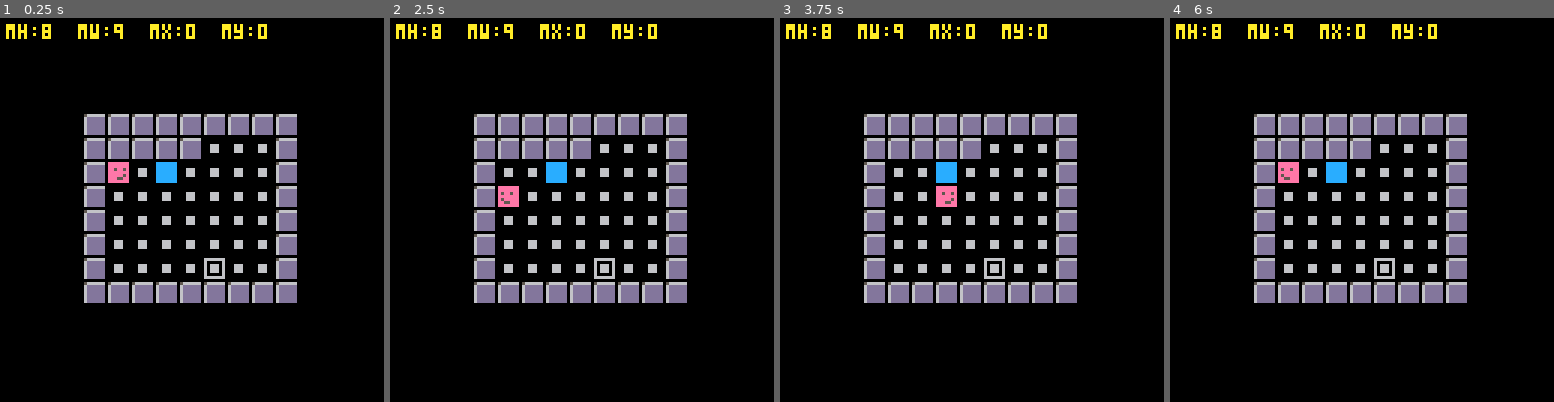
Above: before the commit, frames 1-4 (left to right).
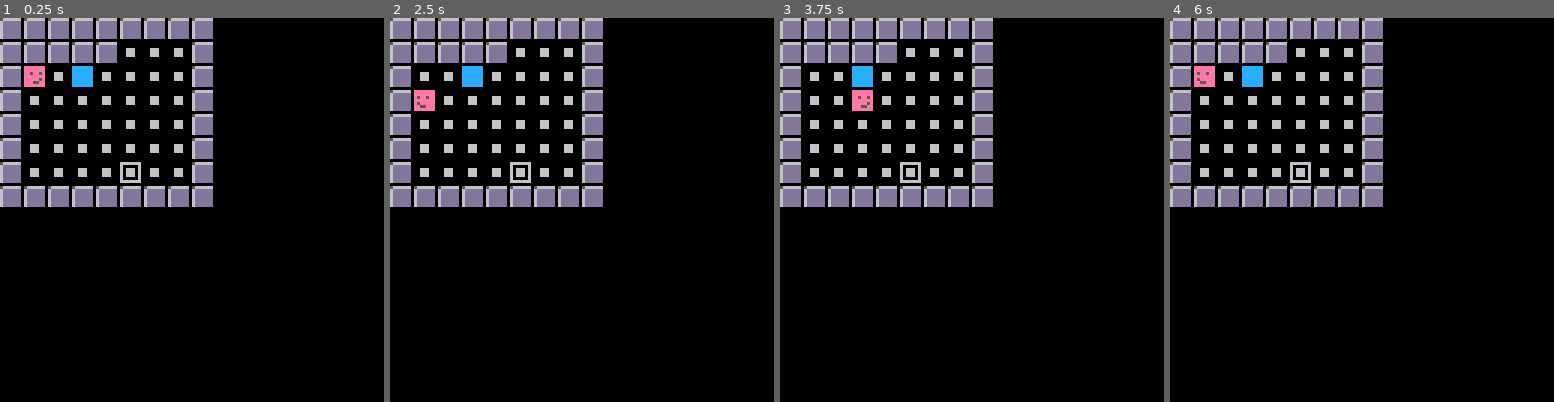
Above: after the commit, the same moments.

Repository: ymendel/parabox
Game: PICO-8 cartridge parabox.p8
The game is run twice, just before and just after one commit, with the same random seed, the same clock (stepped at 60 frames per second) and the same inputs.
Inputs:
- Up to frame 1 (0.25 s): no input
- Up to frame 2 (2.5 s): tap O (Z key) at 0.33, 0.7, 1.43, 2.22 s; tap X (X key) at 1.07, 2.07, 2.4 s; hold Left 1.97-2.37 s; hold Down from 2.42 s (still down)
- Up to frame 3 (3.75 s): tap X (X key) every 0.33 s from 2.73 to 3.73 s; release Down at 2.82 s; hold Right 2.87-3.53 s; tap O (Z key) at 3.1 s; hold Up from 3.58 s (still down)
- Up to frame 4 (6 s): tap O (Z key) at 3.98, 4.87, 5.75 s; tap X (X key) every 0.33 s from 4.07 to 5.73 s; release Up at 4.08 s; hold Right 4.13-4.53 s; hold Down 4.58-5.08 s; hold Left 5.13-5.8 s; hold Up from 5.85 s (still down)

The runs differ from the first frame. In frame 1, 24% of the frame differs, in the area x 0-78%, y 0-75%; in frame 2, 24%; in frame 3, 24%; in frame 4, 24%.

Commit message:
getting closer w/ sublevels
Drawing the pixelated-sublevel-in-box vertically centered feels better.

Removing the map-slice and camera bits so I can see everything that's
happening. That's pretty important.

Adjusting the position of boxes/targets/player based on what level
they're in, so they appear in the right place. I'll see if that
continues to be correct when I bring back the map-slice and camera
stuff.

Also, need to make this consistent. It looks like sometimes the player
will enter the sublevel, and sometimes they won't. And it's not like
sometimes when you go on the box, but sometimes based on rerunning the
game. No idea on that right now.

This has a bunch of debugging code that's either left in, or commented
out. Lots of cleanup to follow, once this is definitely working.

Diff:
--- a/game.lua
+++ b/game.lua
@@ -54,7 +54,7 @@
 
 function game_draw()
   cls()
-  camera(-64+mw*4,-64+mh*4)
+  -- camera(-64+mw*4,-64+mh*4)
   level_draw()
   boxes_draw()
   tgts_draw()
@@ -63,8 +63,9 @@
 end
 
 function level_draw()
-  add(debug,tab_to_string({mx=mx,my=my,mw=mw,mh=mh}))
-  map(mx,my,0,0,mw,mh)
+  -- add(debug,tab_to_string({mx=mx,my=my,mw=mw,mh=mh}))
+  -- map(mx,my,0,0,mw,mh)
+  map()
   -- rect(-2,-2,mw*8,mh*8,7)
 end
 
@@ -87,6 +88,7 @@
 function draw_sublevel(sublevel,x,y)
   sublevel_offset_parse=function(char,mpos)
     ox,oy=x,y
+    oy+=(7-sublevel.rows)\2
     do_sublevel_parse(char,mpos)
   end
 
@@ -133,7 +135,10 @@
 end
 
 function push_boxes(pusher,dx,dy)
+  -- printh("\npusher "..tab_to_string(pusher.pos),"blah")
+  -- add(debug,tab_to_string(pusher.pos))
   for box in all(boxes) do
+    -- printh("box "..tab_to_string(box.pos),"blah")
     if (pusher~=box and same_position(pusher,box)) then
       move(box,dx,dy)
       local tile=pos_tile(box.pos)
@@ -184,10 +189,12 @@
   elseif (dy==-1) then
     entr={x=midx,y=maxy}
   end
-
-  add(debug,tab_to_string(entr))
+  mvr.pos=entr
+  mvr.pos.level=sublevel.key
+
+  -- add(debug,tab_to_string(entr))
   if (mvr==pl) then
-    add(debug,"hello?")
+    -- add(debug,"hello?")
     mx,my=sublevel.x,sublevel.y
     mw,mh=sublevel.rows,sublevel.cols
   end
@@ -217,16 +224,20 @@
 end
 
 function map_init()
-  ox,oy=mx,my
+  parsing_level="main"
+  -- printh("parsing level "..parsing_level, "blah")
+  ox,oy=level.map.x,level.map.y
   map_parse(level.map,do_mapset_parse)
 
-  for sublevel in all(level.sublevels) do
-    sublevel_offset_parse=function(char,mpos)
+  for k,sublevel in pairs(level.sublevels) do
+    sublevel_parse=function(char,mpos)
+      parsing_level=k
+      -- printh("parsing level "..parsing_level, "blah")
       ox,oy=sublevel.x,sublevel.y
       do_mapset_parse(char,mpos)
     end
 
-    map_parse(sublevel,sublevel_offset_parse)
+    map_parse(sublevel,sublevel_parse)
   end
 end
 
@@ -253,17 +264,21 @@
 end
 
 function add_box(mpos,sublevel)
+  local pos=tab_dupe(mpos)
+  pos.level=parsing_level
   local nb={
     spr=2,
-    pos=tab_dupe(mpos),
+    pos=pos,
     sublevel=sublevel,
   }
   add(boxes,nb)
 end
 
 function add_tgt(mpos)
+  local pos=tab_dupe(mpos)
+  pos.level=parsing_level
   local nt={
-    pos=tab_dupe(mpos)
+    pos=pos
   }
   add(tgts,nt)
 end
--- a/levels.lua
+++ b/levels.lua
@@ -55,7 +55,7 @@
 #.......#
 #.......#
 #.......#
-#.....O.#
+#.......#
 #########]]
   sublevel_map=[[
 #######
@@ -85,9 +85,14 @@
     map=parse_level_map(level_info)
   elseif ltype=="table" then
     map=parse_level_map(level_info.map)
-    x=map.cols+1
+    local x,y=0,0
+    x+=map.cols
     for k,v in pairs(level_info.sublevels) do
-      sublevels[k]=parse_level_map(v,x)
+      -- TODO: handle wrapping when map goes too wide
+      local submap=parse_level_map(v,x,y)
+      submap.key=k
+      x+=submap.cols
+      sublevels[k]=submap
     end
   end
 
--- a/player.lua
+++ b/player.lua
@@ -1,8 +1,10 @@
 function player_init(mpos)
+  local pos=tab_dupe(mpos)
+  pos.level="main"
   pl={
     spr=1,
     xf=false,
-    pos=tab_dupe(mpos),
+    pos=pos,
   }
 end
 
--- a/util.lua
+++ b/util.lua
@@ -13,7 +13,13 @@
   return {x*8,y*8}
 end
 
-function pos_to_screen_coords(pos)
+function pos_to_screen_coords(ipos)
+  local pos=tab_dupe(ipos)
+  local sublevel=level.sublevels[pos.level]
+  if (sublevel) then
+    pos.x+=sublevel.x
+    pos.y+=sublevel.y
+  end
   return map_to_screen_coords(pos.x,pos.y)
 end
 
